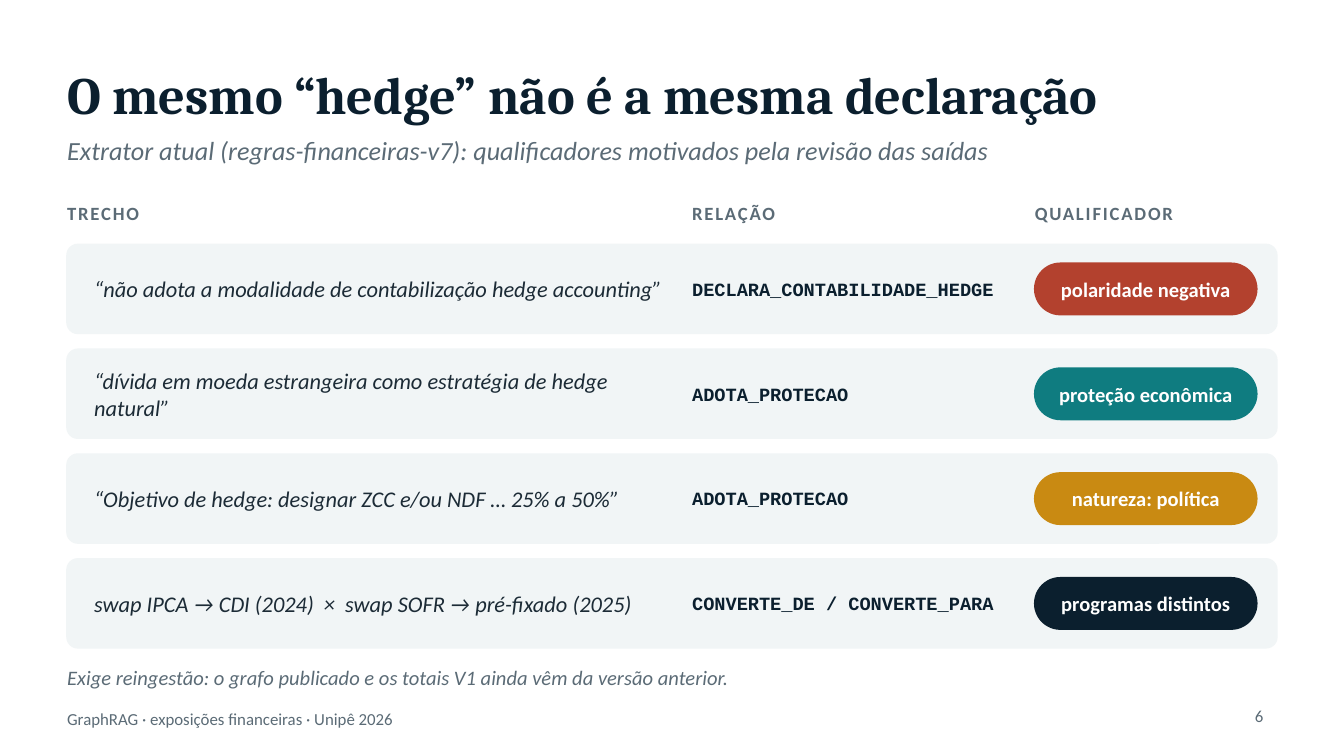
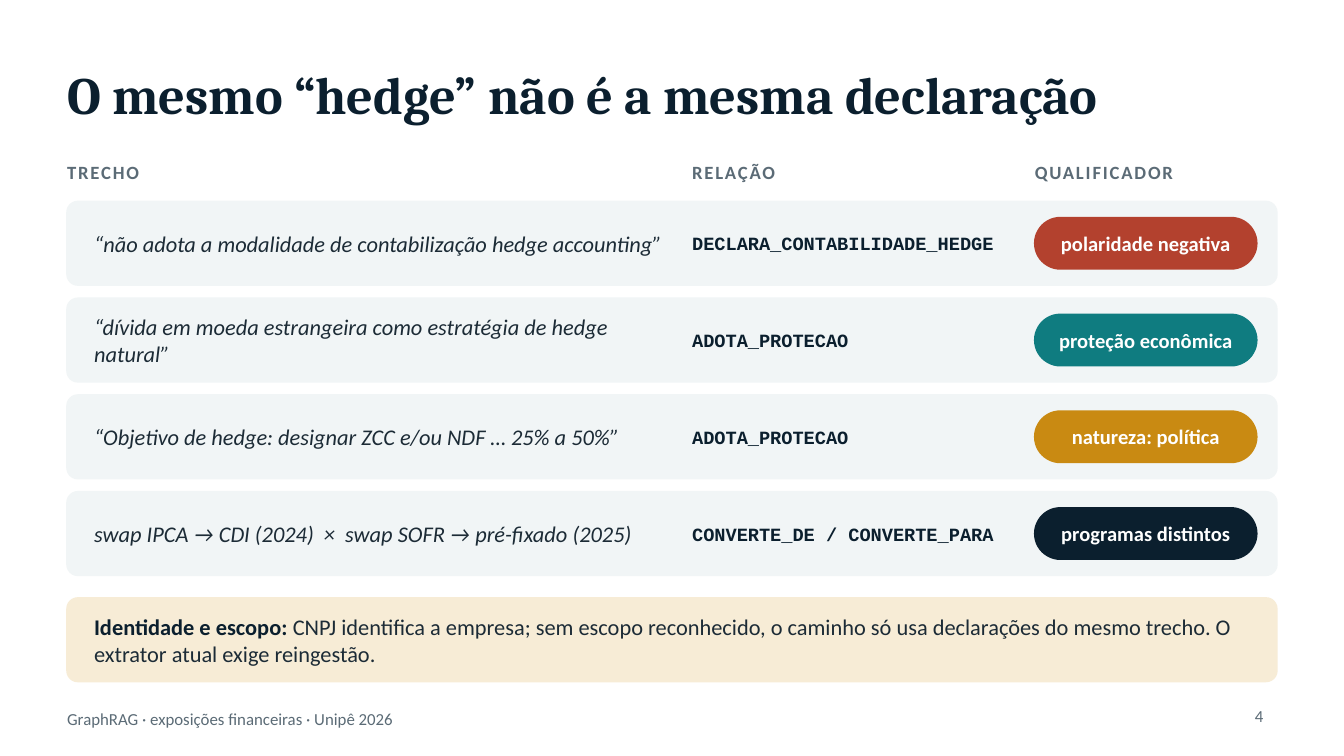
Before and after one commit to victort01/graphrag-riscos-financeiros, a slide deck: slide 4 of docs/apresentacao/apresentacao-revisao.pptx (slide 6 before the commit). Drawn at 1344x756 pixels with LibreOffice and Linux fonts; fonts in the diff are those of the drawing. Boxes give left, top, right and bottom in pixels: in the first picture for what was removed or moved away, otherwise in the second. Text is boxed around its words. In the diff, an @@ line names an element or a change of style, - is before the commit and + after.

```diff
--- a/docs/apresentacao/apresentacao-revisao.pptx
+++ b/docs/apresentacao/apresentacao-revisao.pptx
@@ text removed at box(67, 141, 988, 165) @@
-Extrator atual (regras-financeiras-v7): qualificadores motivados pela revisão das saídas
@@ 3 texts: place and size @@
-3 texts at box(67, 205, 1173, 223)
+3 texts at box(67, 164, 1173, 182)
@@ proportions changed in 3 elements at box(67, 492, 1277, 575), box(67, 395, 1277, 478), box(67, 202, 1277, 285) @@
@@ rounded rectangle: place and size @@
-rounded rectangle at box(67, 245, 1277, 333)
+rounded rectangle at box(67, 202, 1277, 285)
@@ text "“não adota a modalidade de ...": place and size @@
-text "“não adota a modalidade de ..." at box(94, 281, 662, 301)
+text "“não adota a modalidade de ..." at box(94, 236, 662, 256)
@@ text "DECLARA_CONTABILIDADE_HEDGE": place and size @@
-text "DECLARA_CONTABILIDADE_HEDGE" at box(692, 283, 993, 298)
+text "DECLARA_CONTABILIDADE_HEDGE" at box(692, 237, 993, 252)
@@ text "polaridade negativa": place and size @@
-text "polaridade negativa" at box(1061, 282, 1230, 301)
+text "polaridade negativa" at box(1061, 236, 1230, 255)
@@ rounded rectangle: place and size @@
-rounded rectangle at box(1035, 263, 1257, 314)
+rounded rectangle at box(1035, 218, 1257, 269)
@@ rounded rectangle added at box(67, 298, 1277, 382), fill #F1F5F6, outline #F1F5F6 1 pt @@
@@ text "“dívida em moeda estrangeira como ...": place and size @@
-text "“dívida em moeda estrangeira como ..." at box(94, 373, 608, 416)
+text "“dívida em moeda estrangeira como ..." at box(94, 319, 608, 362)
@@ text "ADOTA_PROTECAO": place and size @@
-text "ADOTA_PROTECAO" at box(692, 492, 848, 507)
+text "ADOTA_PROTECAO" at box(692, 334, 848, 349)
@@ text "proteção econômica": place and size @@
-text "proteção econômica" at box(1059, 387, 1232, 406)
+text "proteção econômica" at box(1059, 333, 1232, 352)
@@ rounded rectangle: place and size @@
-rounded rectangle at box(1035, 368, 1257, 419)
+rounded rectangle at box(1035, 314, 1257, 366)
@@ rounded rectangle: place and size @@
-rounded rectangle at box(67, 349, 1277, 438)
+rounded rectangle at box(67, 395, 1277, 478)
@@ text "“Objetivo de hedge: designar ZCC ...": place and size @@
-text "“Objetivo de hedge: designar ZCC ..." at box(94, 491, 619, 511)
+text "“Objetivo de hedge: designar ZCC ..." at box(94, 429, 619, 449)
@@ text "ADOTA_PROTECAO": place and size @@
-text "ADOTA_PROTECAO" at box(692, 388, 848, 403)
+text "ADOTA_PROTECAO" at box(692, 431, 848, 446)
@@ text "natureza: política": place and size @@
-text "natureza: política" at box(1072, 491, 1220, 510)
+text "natureza: política" at box(1072, 429, 1220, 448)
@@ rounded rectangle: place and size @@
-rounded rectangle at box(1035, 473, 1257, 524)
+rounded rectangle at box(1035, 411, 1257, 462)
@@ rounded rectangle: place and size @@
-rounded rectangle at box(67, 454, 1277, 543)
+rounded rectangle at box(67, 492, 1277, 575)
@@ text "swap IPCA → CDI (2024) ...": place and size @@
-text "swap IPCA → CDI (2024) ..." at box(94, 596, 632, 616)
+text "swap IPCA → CDI (2024) ..." at box(94, 526, 632, 546)
@@ text "CONVERTE_DE / CONVERTE_PARA": place and size @@
-text "CONVERTE_DE / CONVERTE_PARA" at box(692, 597, 993, 612)
+text "CONVERTE_DE / CONVERTE_PARA" at box(692, 528, 993, 543)
@@ text "programas distintos": place and size @@
-text "programas distintos" at box(1061, 596, 1230, 615)
+text "programas distintos" at box(1061, 526, 1230, 545)
@@ rounded rectangle: place and size @@
-rounded rectangle at box(1035, 578, 1257, 629)
+rounded rectangle at box(1035, 508, 1257, 559)
@@ rounded rectangle: place and size @@
-rounded rectangle at box(67, 559, 1277, 648)
+rounded rectangle at box(67, 598, 1277, 681)
@@ rounded rectangle at box(67, 598, 1277, 681): fill #F1F5F6 to #F7ECD6; outline #F1F5F6 1 pt to #F7ECD6 1 pt; proportions changed @@
@@ text "Identidade e escopo: CNPJ identifica ..." at box(94, 619, 1231, 666): vertical alignment top to middle @@
@@ text at box(94, 619, 1231, 666): text changed; size 11 to 12 pt; text colour #5B6B76 to #1C2B36; italic off @@
-Exige reingestão: o grafo publicado e os totais V1 ainda vêm da versão anterior.
+Identidade e escopo: CNPJ identifica a empresa; sem escopo reconhecido, o caminho só usa declarações do mesmo trecho. O extrator atual exige reingestão.
@@ page number at box(1255, 711, 1264, 722): text changed @@
-6
+4
```
Also in this commit, not shown: 6 other slides changed, 1 slide added, 7 slides removed, 4 other files.
